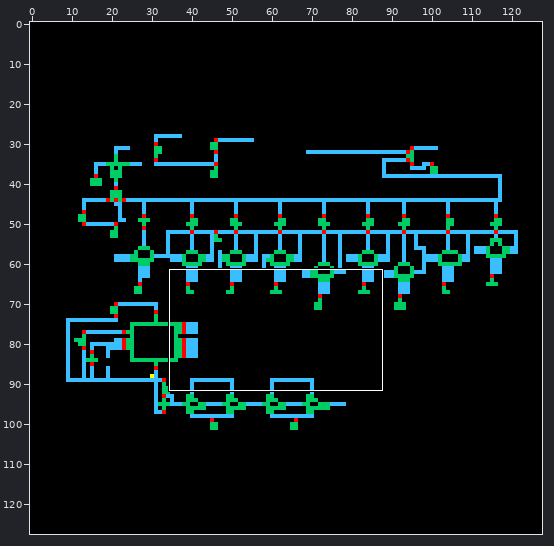
Two states of a sprite sheet, adc/schematic/thumbnail_128x128.png. Above, an overview of the earlier version with the close-up marked.
Close-up. Before the edit:
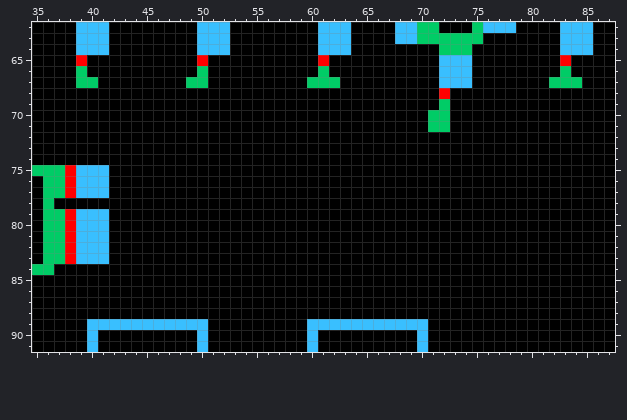
The file is 128x128 pixels. Shown: x 35..87, y 62..91.
New version:
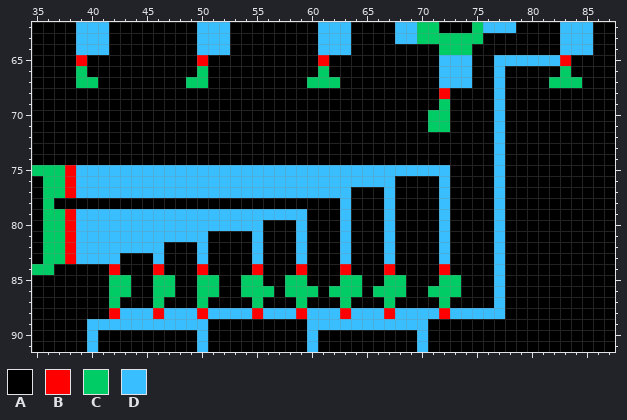
Palette (. is transparent): A #000000  B #ff0000  C #00cc66  D #39bfff
What changed:
The edit turns colour A into colour B in row 84 at x 42, 46, 50, 55, 59, 63, 67 and 72; in row 88 at x 42, 46, 50, 55, 59, 63, 67 and 72.
The edit turns colour A into colour C in row 85 at x 42 to 43, 46 to 47, 50 to 51, 54 to 55, 58 to 59, 63 to 64, 67 to 68 and 72 to 73; in row 86 at x 42 to 43, 46 to 47, 50 to 51, 54 to 56, 58 to 60, 62 to 64, 66 to 68 and 71 to 73; in row 87 at x 42, 46, 50, 55, 59, 63, 67 and 72.
The edit turns colour A into colour D in row 65 at x 77 to 82; in rows 66 to 74 at x 77; in row 75 at x 42 to 72 and 77; in row 76 at x 42 to 67, 72 and 77; in row 77 at x 42 to 63, 67, 72 and 77; in row 78 at x 63, 67, 72 and 77.
The edit turns colour A into colour D in row 79 at x 42 to 59, 63, 67, 72 and 77; in row 80 at x 42 to 55, 59, 63, 67, 72 and 77; in row 81 at x 42 to 50, 55, 59, 63, 67, 72 and 77; in row 82 at x 42 to 46, 50, 55, 59, 63, 67, 72 and 77; in row 83 at x 42, 46, 50, 55, 59, 63, 67, 72 and 77; in rows 84 to 87 at x 77.
The edit turns colour A into colour D in row 88 at x 43 to 45, 47 to 49, 51 to 54, 56 to 58, 60 to 62, 64 to 66, 68 to 71 and 73 to 77.
